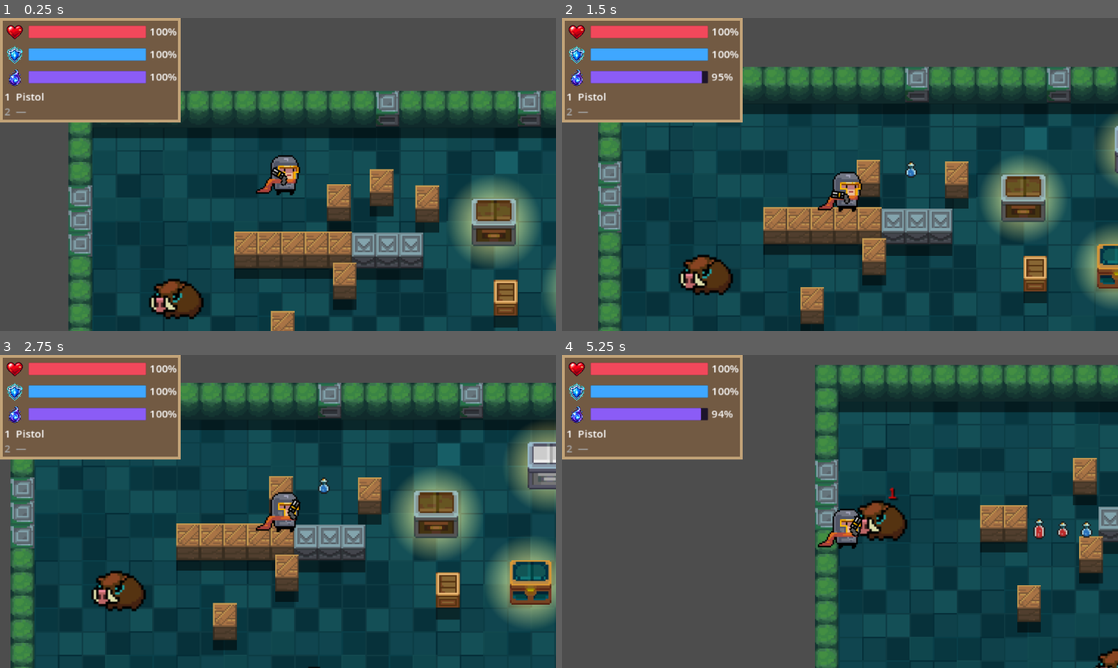
Above: before the commit, frames 1-4 (two rows, left to right).
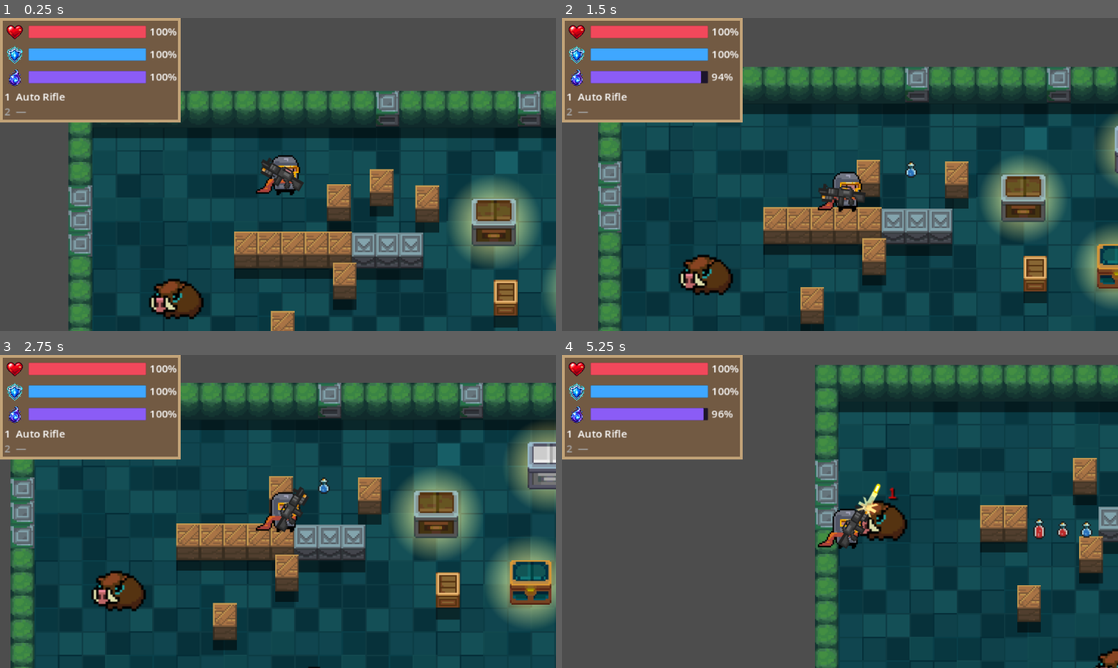
Above: after the commit, the same moments.

Repository: howtokys/eternal-sparks
Game: Godot game, scene res://scenes/First_Room.tscn
The game is run twice, just before and just after one commit, with the same random seed, the same clock (stepped at 60 frames per second) and the same inputs.
Inputs (mouse positions are in pixels of both pictures, inside the frame that each line leads up to):
- Up to frame 1 (0.25 s): no input
- Up to frame 2 (1.5 s): tap Enter at 0.5 s; move the mouse to (962, 158) at 0.52 s; hold D (move_right) 0.53-1.28 s; hold E (interact) 0.53-1.28 s; click (962, 158) at 0.67 s; move the mouse to (728, 190) at 1.27 s; hold S (move_down) from 1.28 s (still down); tap 1 (weapon_slot_1) at 1.35 s
- Up to frame 3 (2.75 s): move the mouse to (333, 442) at 2.02 s; release S (move_down) at 2.03 s; hold D (move_right) from 2.03 s (still down); hold 2 (weapon_slot_2) from 2.03 s (still down)
- Up to frame 4 (5.25 s): move the mouse to (812, 574) at 2.77 s; release D (move_right) at 2.78 s; release 2 (weapon_slot_2) at 2.78 s; hold W (move_up) 2.78-3.53 s; tap E (interact) at 2.85 s; click (812, 574) at 2.92 s; move the mouse to (1006, 558) at 3.52 s; hold 1 (weapon_slot_1) 3.53-4.28 s; hold A (move_left) 3.53-5.03 s; move the mouse to (673, 464) at 4.27 s; tap 2 (weapon_slot_2) at 4.35 s; move the mouse to (867, 511) at 5.02 s; hold S (move_down) from 5.03 s (still down); hold E (interact) from 5.03 s (still down); click (867, 511) at 5.17 s

The runs differ from the first frame. In frame 1, 0.5% of the frame differs, in the area x 2-55%, y 23-56%; in frame 2, 0.5%; in frame 3, 0.5%; in frame 4, 0.7%, in the area x 2-58%, y 16-62%.

Commit message:
feat: replace shotgun with ember staff in loot; update bullet impact burst parameters and muzzle flash effects

Diff:
--- a/scenes/First_Room.tscn
+++ b/scenes/First_Room.tscn
@@ -10,7 +10,7 @@
 [ext_resource type="Texture2D" uid="uid://cwj75ou4okqco" path="res://sprites/chests/Blue_Chest.png" id="8_blue_chest"]
 [ext_resource type="Texture2D" uid="uid://djh3bo72pjv57" path="res://sprites/chests/Golden_Chest.png" id="9_golden_chest"]
 [ext_resource type="Resource" path="res://Chest_loot/weapon_long_katana.tres" id="11_weapon_long_katana"]
-[ext_resource type="Resource" path="res://Chest_loot/weapon_shotgun.tres" id="12_weapon_shotgun"]
+[ext_resource type="Resource" path="res://Chest_loot/weapon_ember_staff.tres" id="12_weapon_ember_staff"]
 
 [sub_resource type="ShaderMaterial" id="ShaderMaterial_4uy7u"]
 shader = ExtResource("1_34jtn")
@@ -136,7 +136,7 @@
 [node name="Chest3" parent="Floor" unique_id=905900106 instance=ExtResource("5_01mts")]
 position = Vector2(352, 127)
 closed_texture = ExtResource("9_golden_chest")
-drop = ExtResource("12_weapon_shotgun")
+drop = ExtResource("12_weapon_ember_staff")
 
 [node name="Player" parent="." unique_id=963569076 instance=ExtResource("3_bkx3g")]
 position = Vector2(141.86137, 48.54605)
--- a/scenes/Player.tscn
+++ b/scenes/Player.tscn
@@ -6,6 +6,7 @@
 [ext_resource type="Script" uid="uid://deyfps0gdfuso" path="res://scripts/hurt_box.gd" id="4_qr83c"]
 [ext_resource type="PackedScene" uid="uid://dtpx4cociiagf" path="res://scenes/gun.tscn" id="6_70d11"]
 [ext_resource type="Script" uid="uid://hap3v5dcihvt" path="res://scripts/health_component.gd" id="6_cw2d6"]
+[ext_resource type="Resource" uid="uid://b5u5k7y2o6bnm" path="res://scripts/weapons/data/auto_rifle.tres" id="7_bruh7"]
 [ext_resource type="Script" uid="uid://bdlnm3owk34dd" path="res://scripts/Buffs/buff_manager.gd" id="7_cw2d6"]
 
 [sub_resource type="ShaderMaterial" id="ShaderMaterial_7r1i8"]
@@ -57,6 +58,7 @@
 
 [node name="Gun" parent="." unique_id=1295489834 instance=ExtResource("6_70d11")]
 position = Vector2(7, 4)
+data = ExtResource("7_bruh7")
 
 [node name="Camera2D" type="Camera2D" parent="." unique_id=1614490843]
 zoom = Vector2(1.7, 1.7)
--- a/scripts/bullet.gd
+++ b/scripts/bullet.gd
@@ -73,7 +73,7 @@
 	if _data != null and _data.id in ["laser_gun", "railgun", "frost_staff"]:
 		return
 	var particles := GPUParticles2D.new()
-	particles.amount = 9
+	particles.amount = 12
 	particles.lifetime = 0.24
 	particles.one_shot = true
 	particles.explosiveness = 1.0
@@ -81,12 +81,14 @@
 
 	var process_material := ParticleProcessMaterial.new()
 	process_material.direction = Vector3(-target_position.x, -target_position.y, 0.0)
-	process_material.spread = 45.0
-	process_material.initial_velocity_min = 30.0
-	process_material.initial_velocity_max = 70.0
+	process_material.spread = 60.0
+	process_material.initial_velocity_min = 40.0
+	process_material.initial_velocity_max = 90.0
 	process_material.gravity = Vector3.ZERO
-	process_material.scale_min = 1.0
-	process_material.scale_max = 1.0
+	process_material.scale_min = 0.6
+	process_material.scale_max = 1.4
+	process_material.damping_min = 20.0
+	process_material.damping_max = 40.0
 	process_material.color = _impact_color()
 	particles.process_material = process_material
 
--- a/scripts/gun.gd
+++ b/scripts/gun.gd
@@ -9,6 +9,7 @@
 
 @export var data: WeaponData
 var muzzle_flash: Sprite2D
+var muzzle_flash_tween: Tween
 var cooldown_remaining: float = 0.0
 var base_position: Vector2
 var swing_rotation_offset: float = 0.0
@@ -207,19 +208,29 @@
 	muzzle_flash.name = "MuzzleFlash"
 	muzzle_flash.visible = false
 	muzzle_flash.z_index = 2
-	var gradient := Gradient.new()
-	gradient.colors = PackedColorArray([
-		Color(1.0, 0.75, 0.25, 1.0),
-		Color(1.0, 0.35, 0.05, 0.0),
-	])
-	var gradient_texture := GradientTexture2D.new()
-	gradient_texture.gradient = gradient
-	gradient_texture.width = 32
-	gradient_texture.height = 32
-	gradient_texture.fill = GradientTexture2D.FILL_RADIAL
-	gradient_texture.fill_from = Vector2(0.5, 0.5)
-	gradient_texture.fill_to = Vector2(1.0, 0.5)
-	muzzle_flash.texture = gradient_texture
+	var flash_image := Image.create(32, 32, false, Image.FORMAT_RGBA8)
+	flash_image.fill(Color(0.0, 0.0, 0.0, 0.0))
+	for y in range(32):
+		for x in range(32):
+			var offset := Vector2(x, y) - Vector2(16, 16)
+			var distance := offset.length()
+			var pixel_is_flash := distance <= 4.0
+			pixel_is_flash = pixel_is_flash or (
+				offset.x >= 2.0
+				and offset.x <= 14.0
+				and absf(offset.y) <= 2.0
+			)
+			pixel_is_flash = pixel_is_flash or (
+				absf(offset.x) <= 1.0
+				and absf(offset.y) <= 8.0
+			)
+			pixel_is_flash = pixel_is_flash or (
+				absf(absf(offset.x) - absf(offset.y)) <= 1.0
+				and absf(offset.x) <= 6.0
+			)
+			if pixel_is_flash:
+				flash_image.set_pixel(x, y, Color(1.0, 1.0, 0.95, 1.0))
+	muzzle_flash.texture = ImageTexture.create_from_image(flash_image)
 	var material := CanvasItemMaterial.new()
 	material.blend_mode = CanvasItemMaterial.BLEND_MODE_ADD
 	muzzle_flash.material = material
@@ -228,22 +239,47 @@
 func _trigger_muzzle_flash() -> void:
 	if muzzle_flash == null:
 		return
+	if muzzle_flash_tween != null:
+		muzzle_flash_tween.kill()
 	muzzle_flash.position = marker_2d.position
-	muzzle_flash.rotation = -rotation
+	muzzle_flash.rotation = randf_range(-0.2, 0.2)
+	var flash_tint := Color(1.0, 0.9, 0.6)
+	if data != null:
+		match data.element:
+			"burn":
+				flash_tint = Color(1.0, 0.6, 0.2)
+			"frost":
+				flash_tint = Color(0.6, 0.85, 1.0)
+			"storm":
+				flash_tint = Color(0.75, 0.5, 1.0)
+	muzzle_flash.modulate = flash_tint
+	muzzle_flash.scale = Vector2.ONE * randf_range(0.65, 0.80)
 	muzzle_flash.visible = true
 	muzzle_flash.modulate.a = 1.0
-	var tween := create_tween()
-	tween.tween_property(muzzle_flash, "modulate:a", 0.0, 0.06)
-	tween.tween_callback(func() -> void: muzzle_flash.visible = false)
+	muzzle_flash_tween = create_tween()
+	muzzle_flash_tween.tween_property(muzzle_flash, "modulate:a", 0.0, 0.06)
+	muzzle_flash_tween.tween_callback(func() -> void: muzzle_flash.visible = false)
 
 func _draw() -> void:
 	if data == null or data.kind == WeaponData.WeaponKind.RANGED:
 		return
 	if attack_phase != AttackPhase.STRIKE:
 		return
-	var radius := maxf(data.range_px, 12.0)
-	var arc_color := Color(0.8, 0.9, 1.0, 0.8)
-	draw_arc(Vector2.ZERO, radius, -0.7, 0.7, 24, arc_color, 2.0)
+	var strike_progress := clampf(
+		(attack_elapsed - data.windup_duration) / data.anim_duration,
+		0.0,
+		1.0
+	)
+	var effect_color := Color(0.8, 0.9, 1.0, 0.9 * (1.0 - strike_progress))
+	if data.attack_anim == WeaponData.AttackAnim.POKE:
+		var tip := Vector2(22, 0)
+		var streak_length := lerpf(6.0, 18.0, strike_progress)
+		draw_line(tip, tip + Vector2(streak_length, 0), effect_color, 3.0)
+		var ring_radius := lerpf(3.0, 10.0, strike_progress)
+		draw_arc(tip, ring_radius, 0.0, TAU, 24, effect_color, 2.0)
+		return
+
+	draw_arc(Vector2.ZERO, 20.0, -0.7, 0.7, 24, effect_color, 3.0)
 
 func _start_melee_attack() -> void:
 	if attack_in_progress or not is_instance_valid(attack_hitbox):
